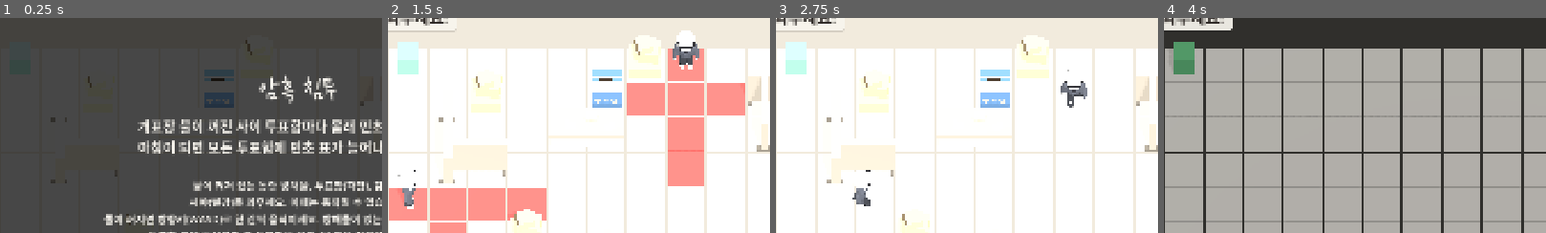
Above: before the commit, frames 1-4 (left to right).
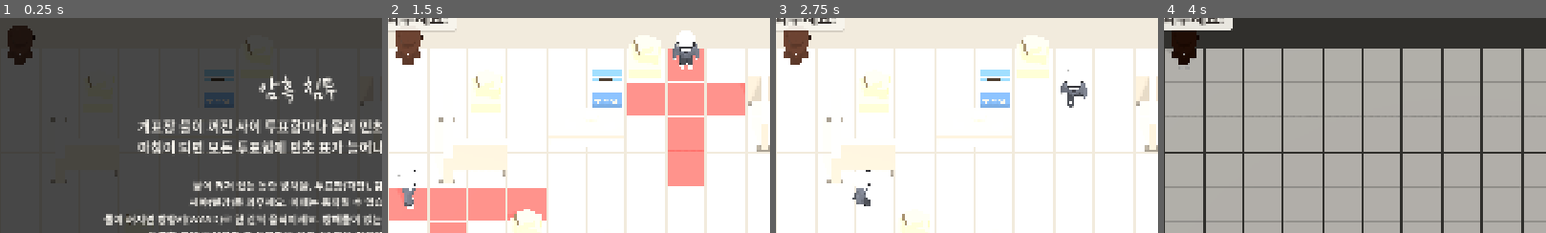
Above: after the commit, the same moments.

Repository: hahaha13791/mincho-game
Game: Godot game, scene res://minigames/owl_ballot/owl_ballot.tscn
The game is run twice, just before and just after one commit, with the same random seed, the same clock (stepped at 60 frames per second) and the same inputs. This scene is started directly instead of the project's main scene.
Inputs (mouse positions are % of the whole screen's width and height, from its top left):
- Up to frame 1 (0.25 s): no input
- Up to frame 2 (1.5 s): click "시작" at 0.5 s; tap Enter (mg_confirm) at 1.25 s; move the mouse to (72, 45) at 1.27 s; hold Right (mg_right) from 1.28 s (still down); hold Space (mg_action) from 1.28 s (still down); click (72, 45) at 1.42 s
- Up to frame 3 (2.75 s): move the mouse to (30, 55) at 2.02 s; release Right (mg_right) at 2.03 s; release Space (mg_action) at 2.03 s; hold Down (mg_down) from 2.03 s (still down); tap Enter (mg_confirm) at 2.1 s
- Up to frame 4 (4 s): move the mouse to (60, 28) at 2.77 s; release Down (mg_down) at 2.78 s; hold Right (mg_right) 2.78-3.53 s; hold Q (mg_rotate_ccw) 2.78-3.53 s; move the mouse to (45, 70) at 3.52 s; hold Up (mg_up) from 3.53 s (still down); tap E (mg_rotate_cw) at 3.6 s; click (45, 70) at 3.67 s
The pictures show only the part of the screen within x 11-61%, y 7-57%; the shares and areas given below are measured in that part.

The runs differ from the first frame. In frame 1, 1.0% of the frame differs, in the area x 2-10%, y 3-22%; in frame 2, 1.2%; in frame 3, 1.2%; in frame 4, 1.3%, in the area x 2-10%, y 5-27%.

Commit message:
feat: 암흑 침투 플레이어를 초록 상자에서 최종 복장 주인공으로
- protagonist를 main/hub에서 common/으로 옮김(작전본부실·타이틀·암흑 침투가 같이 씀)
- Protagonist.set_walking() 추가(감시자와 같은 방식)
- 암흑 침투: 중절모·초콜릿 코트 주인공이 칸 사이를 걸을 때만 걷기 동작, 가려는 쪽을 본다(막혀도 그쪽을 보고 멈춤)

Co-Authored-By: Claude Opus 5.5 <noreply@anthropic.com>

Diff:
--- a/main/hub/protagonist.gd
+++ b/common/protagonist.gd
@@ -1,6 +1,6 @@
 class_name Protagonist
 extends Node3D
-## 작전본부실의 주인공(민초단원). 겉모습은 이 서브씬에만 있다. 로직은 set_stage()와 act()만 쓴다.
+## 주인공(민초단원). 작전본부실·타이틀·암흑 침투가 같이 쓴다. 겉모습은 이 서브씬에만 있다. 로직은 set_stage()·act()·set_walking()만 쓴다.
 ## 끝낸 작전 수에 따라 복장이 바뀐다:
 ##   0~1개 민트 셔츠 / 2~3개 셔츠 대신 머리띠 / 4~5개 머리띠+완장 / 6개 중절모+깃 세운 초콜릿 코트(민트 배지)만
 ## 행동 애니메이션은 assets/figure/figure.glb의 think, point, coffee, map, phone, pin, magnifier, write.
@@ -10,6 +10,7 @@
 const HAND_OFFSET: float = 0.31 # 팔꿈치에서 손까지(뼈 길이)
 
 @onready var _figure: Node3D = $Figure
+var _walking: bool = false
 
 
 func _ready() -> void:
@@ -29,6 +30,13 @@
 	else:
 		outfit["Shirt"] = PALETTE.mincho
 	FigureLook.dress(_figure, outfit)
+
+
+## 걷기/서 있기 전환(Watcher.set_walking과 같음). 이동과 방향은 쓰는 쪽이 position·rotation으로 한다
+func set_walking(on: bool) -> void:
+	if on != _walking:
+		_walking = on
+		FigureLook.play(_figure, "walk" if on else "idle")
 
 
 ## 행동 애니메이션을 반복하고 오른손에 소품을 든다(prop이 비면 빈손)
--- a/main/hub/protagonist.tscn
+++ b/common/protagonist.tscn
@@ -1,6 +1,6 @@
 [gd_scene load_steps=3 format=3]
 
-[ext_resource type="Script" path="res://main/hub/protagonist.gd" id="1"]
+[ext_resource type="Script" path="res://common/protagonist.gd" id="1"]
 [ext_resource type="PackedScene" path="res://assets/figure/figure.glb" id="2"]
 
 [node name="Protagonist" type="Node3D"]
--- a/main/hub/desk.gd
+++ b/main/hub/desk.gd
@@ -11,7 +11,7 @@
 const DESK_Z: float = 0.75
 const FLOOR_Y: float = TOP_Y - 1.2 # 바닥 = 주인공 발. 책상 높이 1.2 : 주인공 키 약 3 (실제 책상 비율)
 const DESK_W: float = 18.6 # 양 끝 다리가 화면(폭 약 19.2) 안에 보이게
-const PROTAGONIST: PackedScene = preload("res://main/hub/protagonist.tscn")
+const PROTAGONIST: PackedScene = preload("res://common/protagonist.tscn")
 const HERO_SCALE: float = 1.8
 ## 주인공의 작전 행동. xs = 설 수 있는 위치(x) 후보, face = 바라보는 방향(0 = 화면, PI = 보드),
 ## lift = 의자 위에 올라선 높이, prop = 손에 드는 소품, hide = 손에 들면 책상에서 숨길 소품, desk = 책상에 펼칠 소품
--- a/main/title.gd
+++ b/main/title.gd
@@ -4,7 +4,7 @@
 ## 아지트 조명은 작전본부실 덮개(hub/hub_light.gdshader)를 스탠드 없이 원서 위 조명만 켜서 쓴다.
 
 const PALETTE: Palette = preload("res://common/style/palette.tres")
-const PROTAGONIST: PackedScene = preload("res://main/hub/protagonist.tscn")
+const PROTAGONIST: PackedScene = preload("res://common/protagonist.tscn")
 const LIGHT_SHADER: Shader = preload("res://main/hub/hub_light.gdshader")
 const FORM_SIZE: Vector2 = Vector2(900, 860)
 const FORM_CENTER: Vector2 = Vector2(960, 590)
--- a/minigames/owl_ballot/owl_ballot.gd
+++ b/minigames/owl_ballot/owl_ballot.gd
@@ -7,6 +7,7 @@
 const PALETTE: Palette = preload("res://common/style/palette.tres")
 const CONFIG: OwlConfig = preload("res://minigames/owl_ballot/owl_config.tres")
 const WATCHER: PackedScene = preload("res://common/watcher.tscn")
+const PROTAGONIST: PackedScene = preload("res://common/protagonist.tscn")
 const BALLOT_BOX: PackedScene = preload("res://minigames/owl_ballot/props/ballot_box.tscn")
 const CELL: float = 1.2
 ## 엄폐물 겉모습 서브씬. 기준 칸이 원점, 회전 전 모양은 +x(열)·+z(행) 방향으로 뻗는다
@@ -32,7 +33,7 @@
 var _done: Array[bool] = []
 var _near_missed: bool = false
 var _env: Environment
-var _pawn: MeshInstance3D
+var _pawn: Protagonist # 플레이어: 최종 단계 복장(중절모·초콜릿 코트) 주인공
 var _box_meshes: Array[OwlBallotBox] = []
 var _vision_tiles: Dictionary = {} # Vector2i -> MeshInstance3D
 var _watchers: Array[Watcher] = []
@@ -78,6 +79,7 @@
 			_cycle += 1
 			_enter_light(CONFIG.light_time, false)
 	_pawn.position = _pawn.position.move_toward(_pawn_pos(_cell), CELL / CONFIG.step_time * 1.5 * delta)
+	_pawn.set_walking(not _pawn.position.is_equal_approx(_pawn_pos(_cell)))
 
 
 func _unhandled_input(event: InputEvent) -> void:
@@ -179,6 +181,7 @@
 		else:
 			_moving = false
 			break
+		_pawn.rotation.y = _facing(d) # 가려는 쪽을 본다(막혀도 그쪽을 보고 멈춘다)
 		var next: Vector2i = _cell + d
 		if OwlRules.is_wall(OwlLevel.map(), next):
 			_moving = false
@@ -214,7 +217,7 @@
 
 
 func _pawn_pos(c: Vector2i) -> Vector3:
-	return _world(c) + Vector3(0.0, 0.45, 0.0)
+	return _world(c) # 인형 원점이 발
 
 
 # --- 화면 ---
@@ -284,6 +287,7 @@
 		_props.add_child(inst)
 		_watchers.append(inst)
 
-	_pawn = _box(Vector3(CELL * 0.5, 0.9, CELL * 0.5), PALETTE.mincho)
-	_pawn.position = _world(OwlLevel.START) + Vector3(0.0, 0.45, 0.0)
+	_pawn = PROTAGONIST.instantiate()
 	add_child(_pawn)
+	_pawn.set_stage(GameState.MINIGAME_COUNT)
+	_pawn.position = _pawn_pos(OwlLevel.START)
Renamed: main/hub/protagonist.gd.uid -> common/protagonist.gd.uid
Not shown, changed: docs/todo/progress.md
